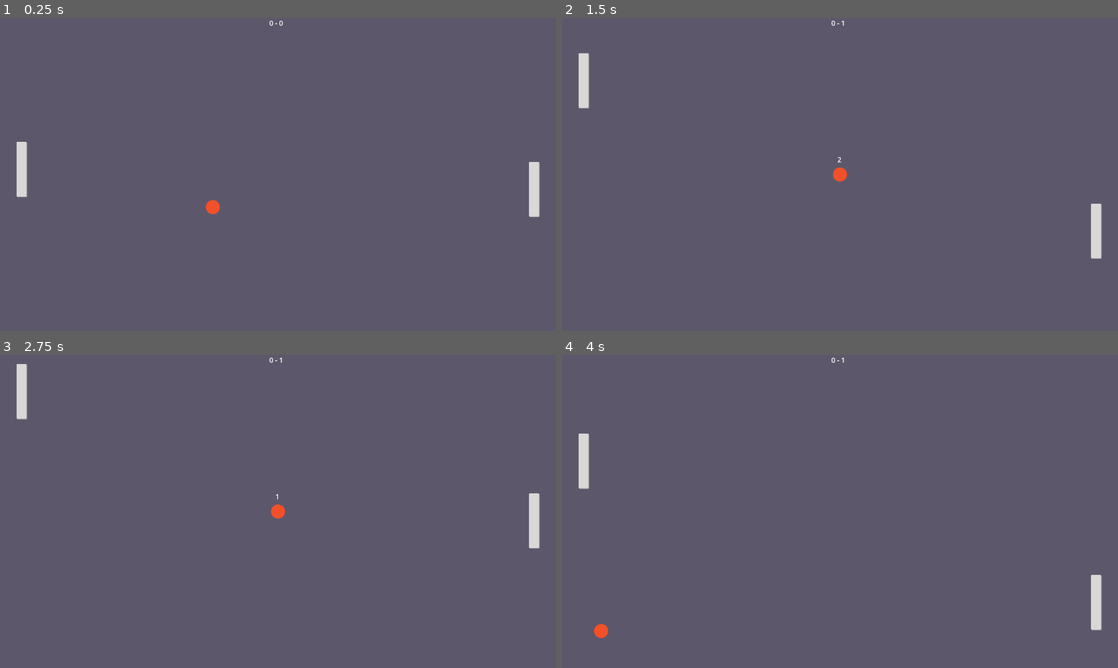
Above: before the commit, frames 1-4 (two rows, left to right).
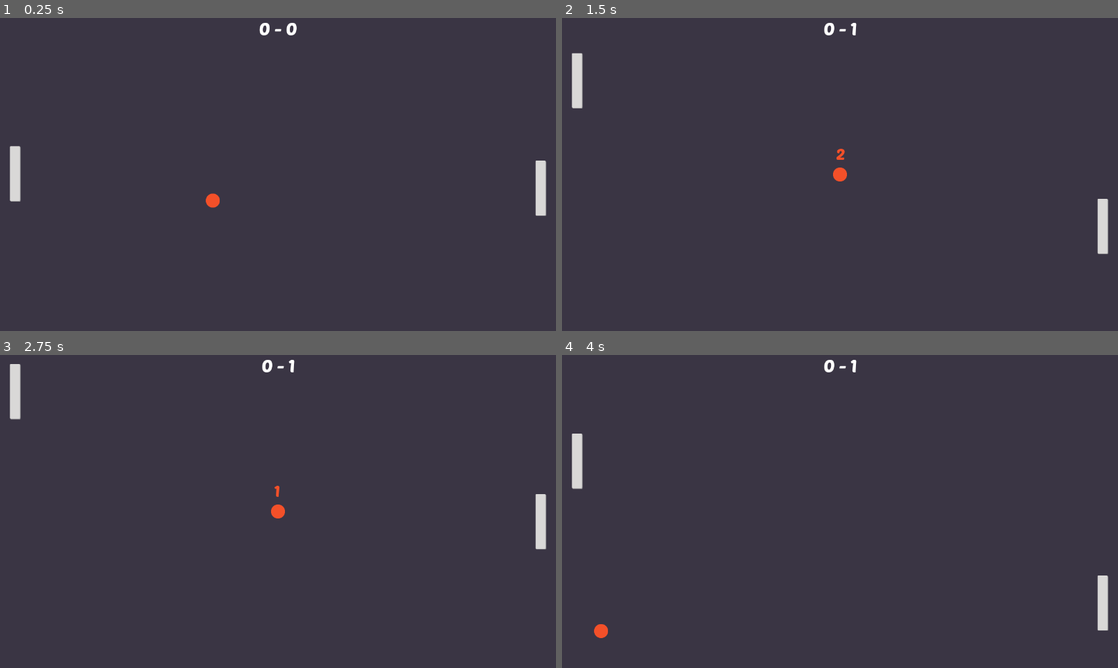
Above: after the commit, the same moments.

Repository: alexBianchi4/pong
Game: Godot game, scene res://Level/Level.tscn
Two runs of this game, one before a commit and one after it. Both use one fixed random seed, a clock stepped at 60 frames per second and the inputs below.
Inputs:
- Up to frame 1 (0.25 s): no input
- Up to frame 2 (1.5 s): hold Up (ui_up) 0.53-1.28 s; hold Down (ui_down) from 1.28 s (still down)
- Up to frame 3 (2.75 s): release Down (ui_down) at 2.03 s; hold Up (ui_up) from 2.03 s (still down)
- Up to frame 4 (4 s): release Up (ui_up) at 3.53 s; hold Down (ui_down) from 3.53 s (still down)

The runs differ from the first frame. In frame 1, 100% of the frame differs, in the area x 0-100%, y 0-100%; in frame 2, 100%; in frame 3, 100%; in frame 4, 100%.

Commit message:
Changed fonts / balancing

Diff:
--- a/Ball/Ball.gd
+++ b/Ball/Ball.gd
@@ -11,7 +11,7 @@
 	# randomly move ball left or right
 	velocity.x = [-1,1][randi() % 2]
 	# move ball at a random starting angle
-	velocity.y = [-0.5,0.5][randi() % 2]
+	velocity.y = [-0.4,0.4][randi() % 2]
 
 # called every frame to move character
 # delta is the amount of time that has passed since the last frame
--- a/Level/Level.gd
+++ b/Level/Level.gd
@@ -36,3 +36,5 @@
 	# start timer
 	$Countdown.visible = true
 	$Timer.start()
+	$Player.position.x=35
+	$Opponent.position.x=1280-35
--- a/Level/Level.tscn
+++ b/Level/Level.tscn
@@ -1,7 +1,8 @@
-[gd_scene load_steps=11 format=3 uid="uid://cy4aswy18gsat"]
+[gd_scene load_steps=12 format=3 uid="uid://cy4aswy18gsat"]
 
 [ext_resource type="PackedScene" uid="uid://cd4ean0iccuq7" path="res://Player/Player.tscn" id="1_hajd1"]
 [ext_resource type="Script" path="res://Level/Level.gd" id="1_hhaki"]
+[ext_resource type="FontFile" uid="uid://ns8ssb45e36j" path="res://Assets/PoetsenOne-Regular.ttf" id="2_3ifny"]
 [ext_resource type="PackedScene" uid="uid://bkdfyhc28btua" path="res://Opponent/Opponent.tscn" id="2_n0efj"]
 [ext_resource type="Script" path="res://Opponent/Opponent.gd" id="3_8m5no"]
 [ext_resource type="PackedScene" uid="uid://b24g355apekmx" path="res://Ball/Ball.tscn" id="3_y2lep"]
@@ -28,7 +29,7 @@
 anchor_bottom = 1.0
 grow_horizontal = 2
 grow_vertical = 2
-color = Color(0.364706, 0.341176, 0.419608, 1)
+color = Color(0.227451, 0.207843, 0.266667, 1)
 
 [node name="Score" type="Label" parent="."]
 anchors_preset = 5
@@ -38,6 +39,8 @@
 offset_right = 20.0
 offset_bottom = 26.0
 grow_horizontal = 2
+theme_override_fonts/font = ExtResource("2_3ifny")
+theme_override_font_sizes/font_size = 40
 text = "x-y"
 
 [node name="Countdown" type="Label" parent="."]
@@ -45,16 +48,21 @@
 anchor_left = 0.5
 anchor_right = 0.5
 anchor_bottom = 0.098
-offset_left = -6.0
-offset_top = 314.0
-offset_right = 6.0
-offset_bottom = 269.44
+offset_left = -9.0
+offset_top = 290.0
+offset_right = 11.0
+offset_bottom = 266.44
 grow_horizontal = 2
+theme_override_colors/font_color = Color(0.952941, 0.313726, 0.160784, 1)
+theme_override_fonts/font = ExtResource("2_3ifny")
+theme_override_font_sizes/font_size = 36
 text = "3"
 
 [node name="Player" parent="." instance=ExtResource("1_hajd1")]
+position = Vector2(35, 360)
 
 [node name="Opponent" parent="." instance=ExtResource("2_n0efj")]
+position = Vector2(1245, 360)
 script = ExtResource("3_8m5no")
 
 [node name="Ball" parent="." instance=ExtResource("3_y2lep")]
Binary file added: Assets/PoetsenOne-Regular.ttf
Not shown, added: Assets/PoetsenOne-Regular.ttf.import
